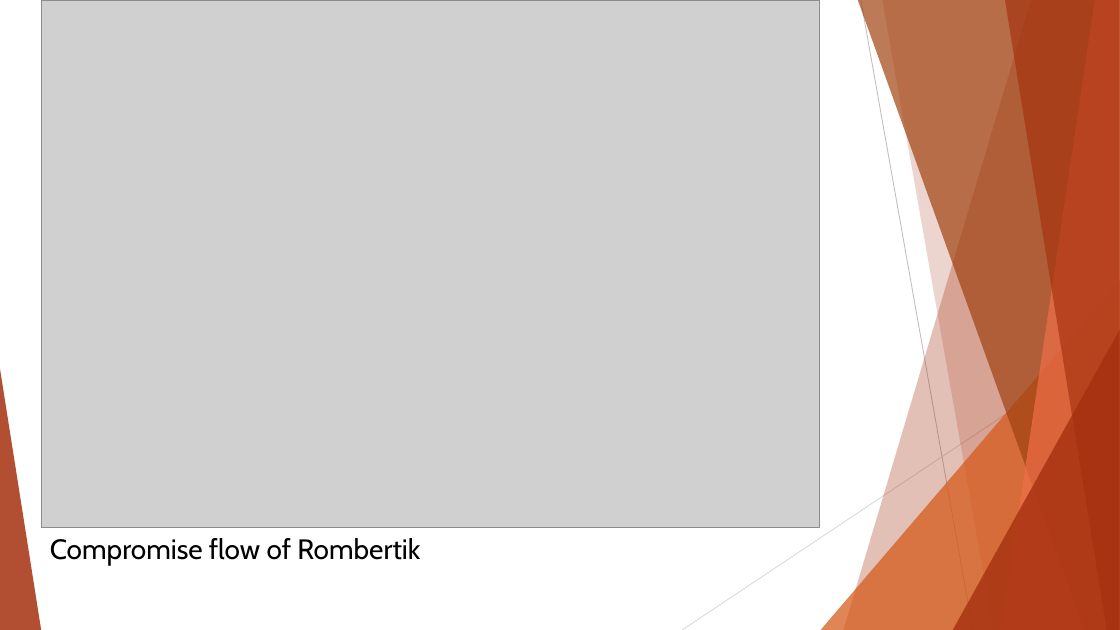
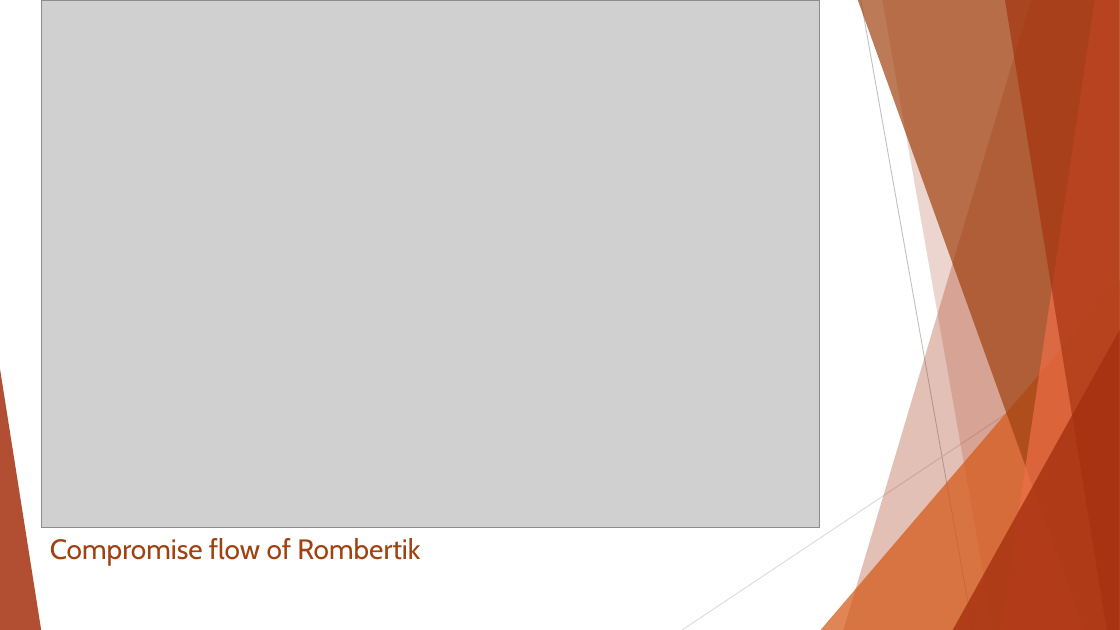
Before and after one commit to AlexMolodyh/CS363, a slide deck: slide 3 of Week10/presentation/Rombertik/Don’t mess with the Rombertik.pptx (slide 2 before the commit). Drawn at 1120x630 pixels with LibreOffice and Linux fonts; fonts in the diff are those of the drawing; grey boxes stand for pictures. Boxes give left, top, right and bottom in pixels: in the first picture for what was removed or moved away, otherwise in the second. Text is boxed around its words. In the diff, an @@ line names an element or a change of style, - is before the commit and + after.

```diff
--- a/Week10/presentation/Rombertik/Don’t mess with the Rombertik.pptx
+++ b/Week10/presentation/Rombertik/Don’t mess with the Rombertik.pptx
@@ text "Compromise flow of Rombertik" at box(50, 538, 420, 565): text colour #000000 to #A04210 @@
```
Also in this commit, not shown: 5 other slides changed, 1 slide added, 3 slides removed, 4 other files.
